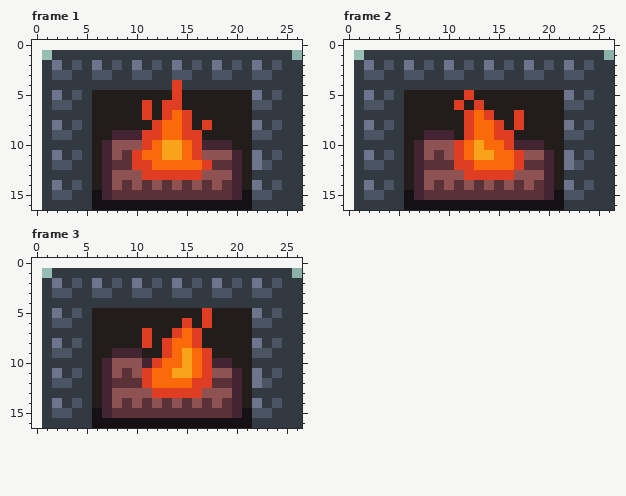
Pixel-art file, stored at _assets/art/decorations/fireplace.aseprite. That is the earlier state.
26x16 pixels, 3 frames. Shown: frame 1, frame 2, frame 3. The old version is drawn lined up with the new one, on the new canvas.
Now the later version:
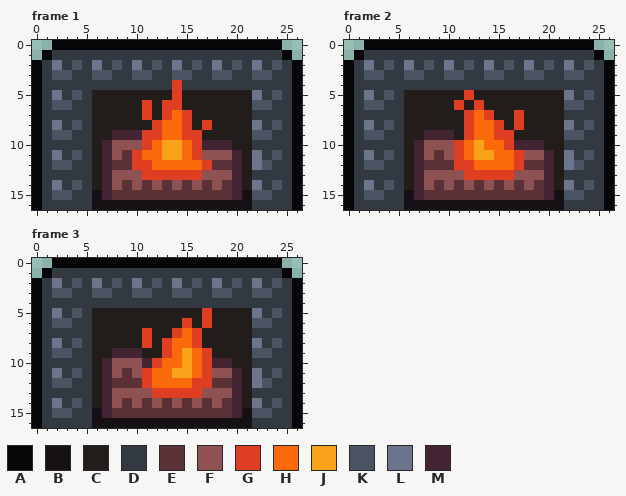
Palette (. is transparent): A #060608  B #141013  C #221c1a  D #333941  E #5b3138  F #8e5252  G #df3e23  H #fa6a0a  J #f9a31b  K #4a5462  L #6d758d  M #422433
Difference:
canvas 26x16 -> 27x17, the old top-left corner now at 1,1
Frame 1:
y 0: x 2..24 ....................... -> AAAAAAAAAAAAAAAAAAAAAAA
y 1: x 1 . -> A; x 25 D -> A
y 2..16: x 0 . -> A; x 26 D -> A
Frame 2: the same change as frame 1
Frame 3: the same change as frame 1
